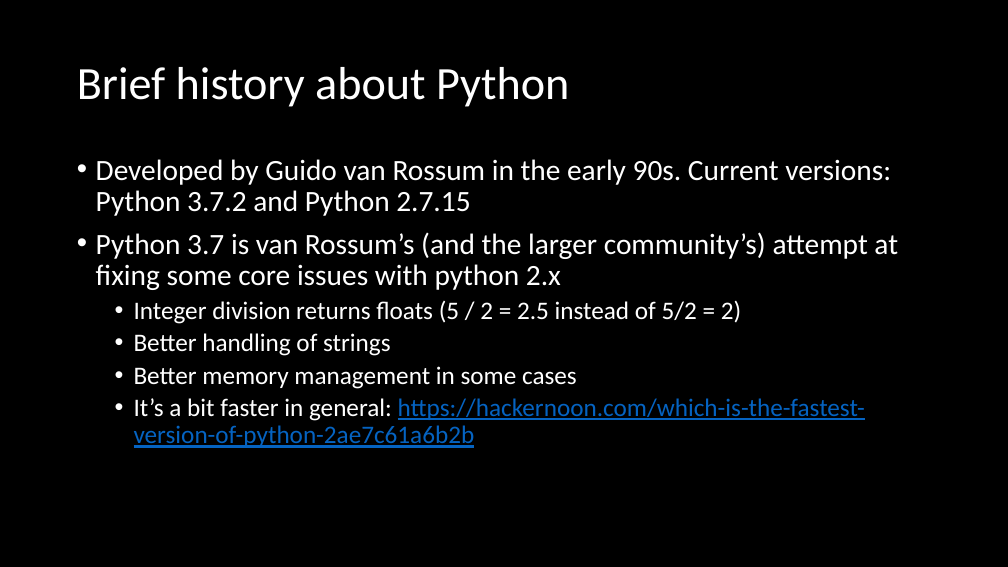
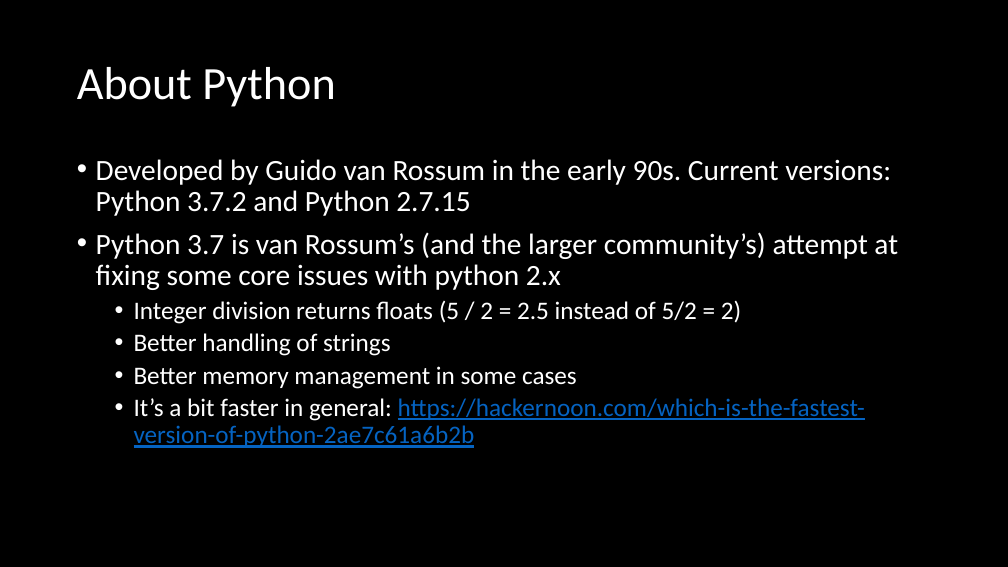
Before and after one commit to mike-babb/intro_to_python, a slide deck: slide 4 of Introduction to Python.pptx (slide 6 before the commit). Drawn at 1008x567 pixels with LibreOffice and Linux fonts; fonts in the diff are those of the drawing. Boxes give left, top, right and bottom in pixels: in the first picture for what was removed or moved away, otherwise in the second. Text is boxed around its words. In the diff, an @@ line names an element or a change of style, - is before the commit and + after.

```diff
--- a/Introduction to Python.pptx
+++ b/Introduction to Python.pptx
@@ title at (77, 67, 335, 107): text changed @@
-Brief history about Python
+About Python
```
Also in this commit, not shown: 3 other slides changed, 1 slide removed, 2 other files.
